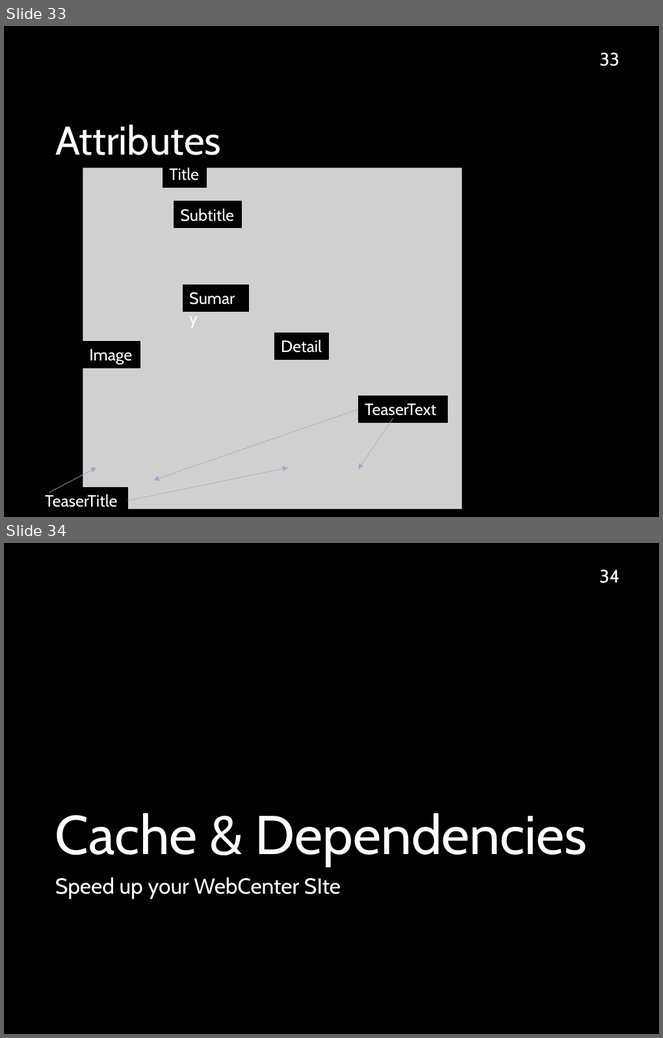
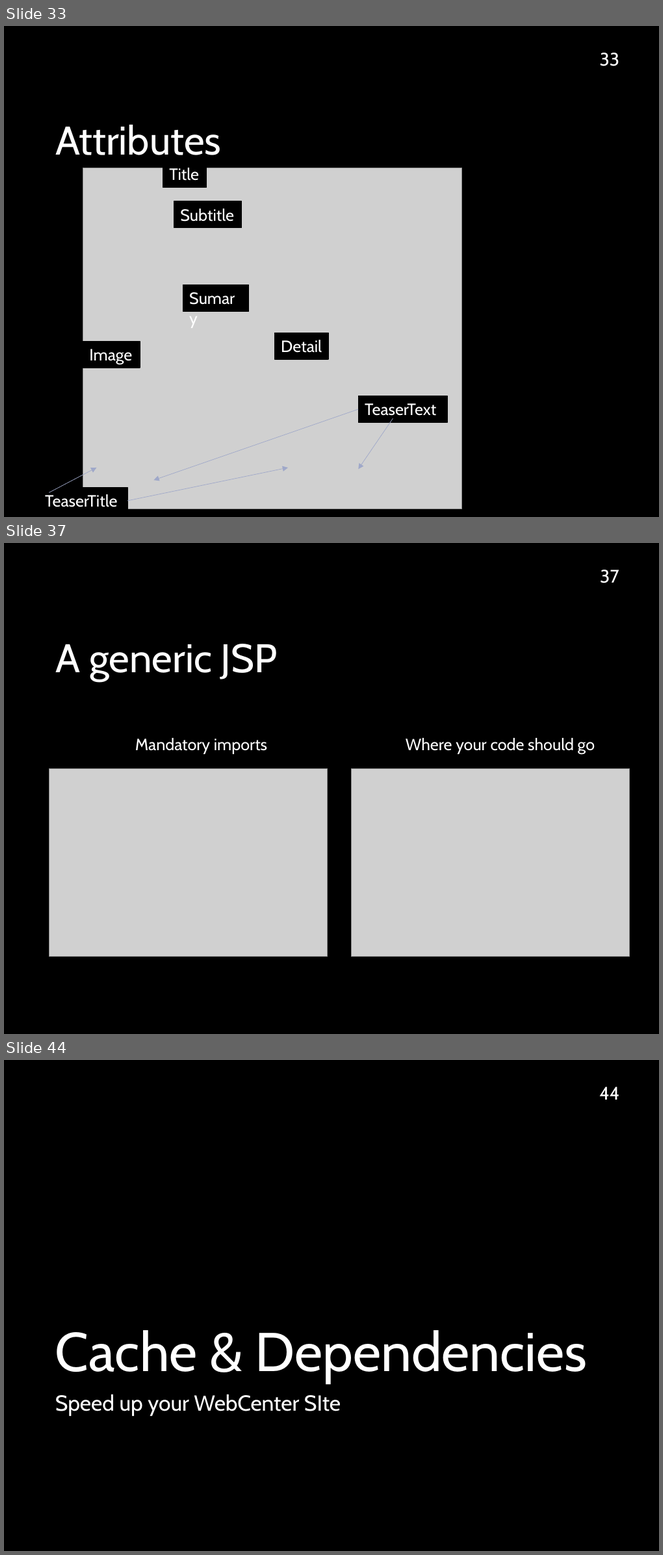
Before and after one commit to sciabarra/AgileSites3, a slide deck: docs/WebCenterSites11gIntroduction.pptx. Shown one above the other, each under a label of ours: slides 33 and 34 before the commit, slides 33, 37 and 44 after it; the slides between them are not shown. The pictures are 663x1038 and 663x1555 pixels, drawn with LibreOffice and Linux fonts; fonts in the diff are those of the drawing; grey boxes stand for pictures; background and template pictures are left out. Boxes give left, top, right and bottom in pixels: in the first picture for what was removed or moved away, otherwise in the second. Text is boxed around its words. In the diff, an @@ line names an element or a change of style, - is before the commit and + after.

```diff
--- a/docs/WebCenterSites11gIntroduction.pptx
+++ b/docs/WebCenterSites11gIntroduction.pptx
@@ slide 37 added at (x1=4, y1=543, x2=659, y2=1034), background picture (left out) @@
@@ page number added at (x1=600, y1=570, x2=619, y2=583), 20 pt, text #FFFFFF @@
+37
@@ title added at (x1=55, y1=644, x2=278, y2=681), 44 pt, text #FFFFFF @@
+A generic JSP
@@ text added at (x1=135, y1=738, x2=267, y2=754), 18 pt, text #FFFFFF @@
+Mandatory imports
@@ text added at (x1=406, y1=738, x2=595, y2=754), 18 pt, text #FFFFFF @@
+Where your code should go
@@ picture added at (x1=50, y1=769, x2=328, y2=956) @@
@@ picture added at (x1=351, y1=769, x2=630, y2=956) @@
@@ what was slide 34 is now slide 44 @@
@@ page number at (x1=599, y1=1087, x2=620, y2=1100): text changed @@
-34
+44
```
Also in this commit, not shown: 9 other slides added, 14 other files.
